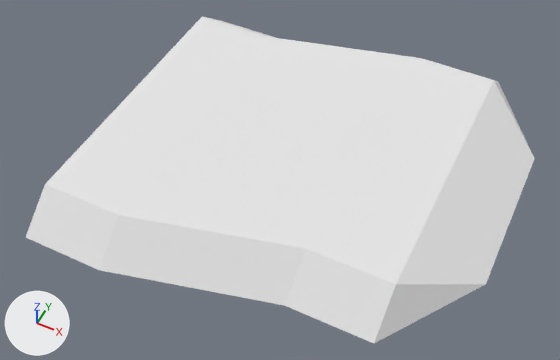
Before and after pictures for a commit that changed the OBJ model DynamicLab/Assets/Nature Kit/Models/OBJ format/crops_dirtRowEnd.obj.
The view is the same before and after, from a 50 mm camera at (0.117, -0.716, 0.866) aimed at (-0.231, -0.02, -0.004). The axes (+X, +Y, +Z) are drawn at lower left. The lights are the same throughout. The first picture is the older version. Where no turn or scale is listed for an object, it has been applied to the vertices.

Script lines for the objects in view, before the commit:
```python
mat_dirt = principled_material('dirt')
mat_dirt.base_color = (0.8, 0.8, 0.8)  # white #e7e7e7
mat_dirt.roughness = 1.0
mat_dirtdark = principled_material('dirtDark')
mat_dirtdark.base_color = (0.8, 0.8, 0.8)  # white #e7e7e7
mat_dirtdark.roughness = 1.0
me_crops_dirtrowend = bpy.data.meshes.new('crops_dirtRowEnd')
me_crops_dirtrowend.from_pydata(...)  # 18 vertices, 32 faces; spans x -0.5..0.1, y -0.279..0.341, z 0.0..0.05
# faces by material slot: [16, 16]
me_crops_dirtrowend.materials.append(mat_dirtdark)  # white #e7e7e7
me_crops_dirtrowend.materials.append(mat_dirt)  # white #e7e7e7
ob_crops_dirtrowend = bpy.data.objects.new('crops_dirtRowEnd', me_crops_dirtrowend)
ob_crops_dirtrowend.location = (0.0, 0.0, 0.0)
```
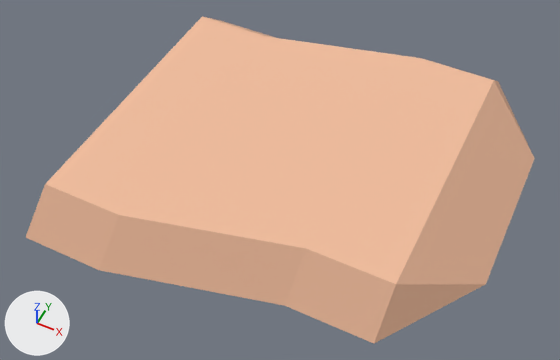
Where the change shows, as pixel boxes [x1, y1, x2, y2] in the pictures (560 x 360 px):
'crops_dirtRowEnd', recoloured (white to beige)
    both: [26, 16, 535, 343]

What the commit changed:
Material 'dirtDark' (mat_dirtdark) changes colour from white #e7e7e7 to beige #dbab8e; in linear values from (0.8, 0.8, 0.8) to (0.71, 0.408, 0.271).
Material 'dirt' (mat_dirt) changes colour from white #e7e7e7 to beige #f2be9e; in linear values from (0.8, 0.8, 0.8) to (0.886, 0.514, 0.341).
